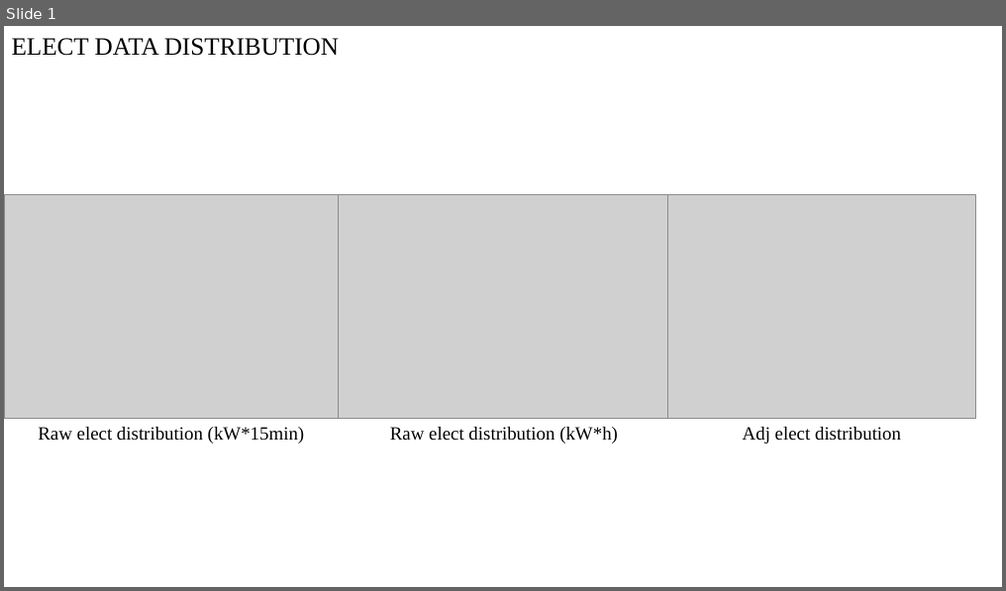
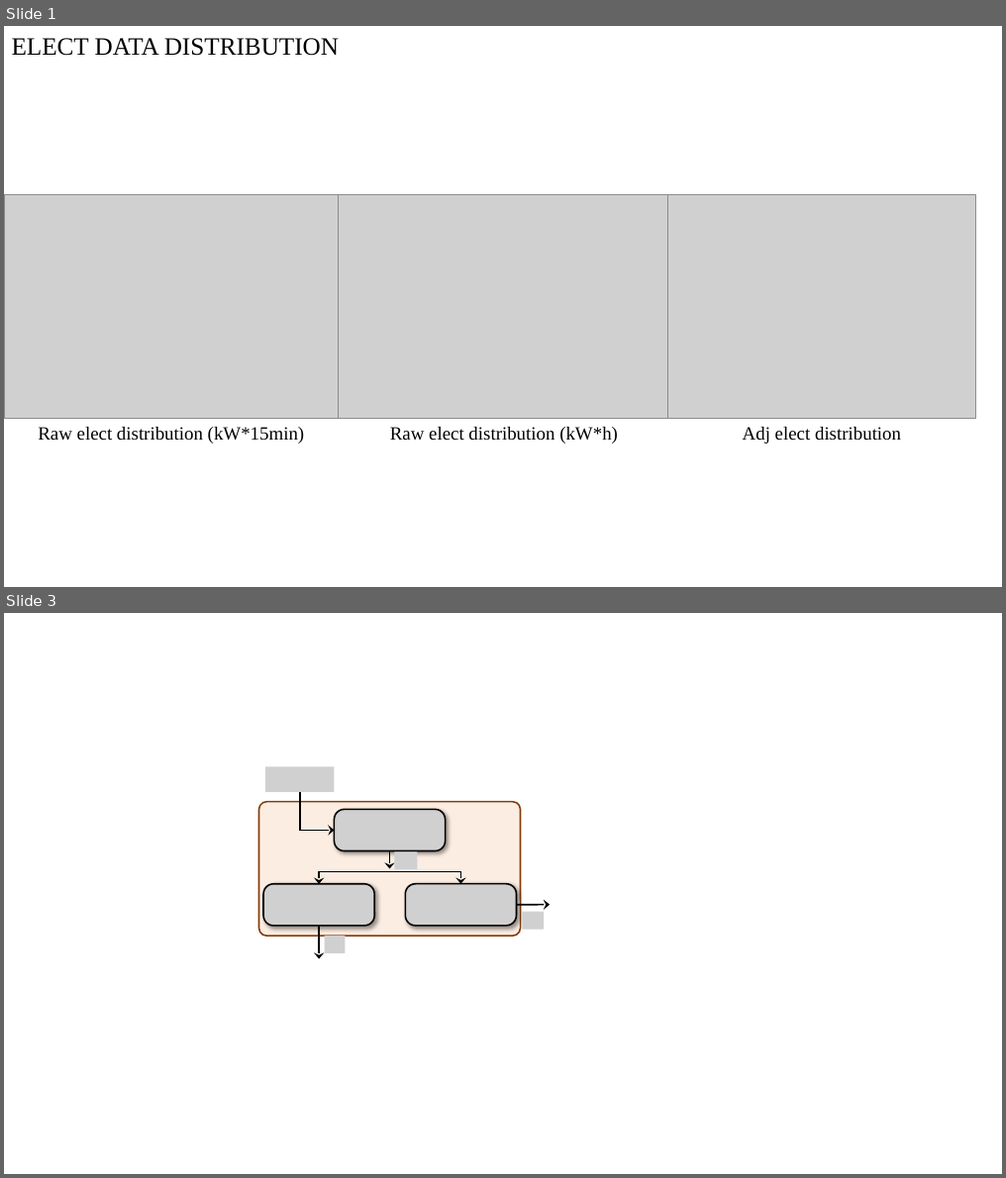
Before and after one commit to KarryRen/MgRL-CE, a slide deck: images/MgRL_CE_Images.pptx. Shown one above the other, each under a label of ours: slide 1 before the commit, slides 1 and 3 after it; the slides between them are not shown. The pictures are 1006x591 and 1006x1178 pixels, drawn with LibreOffice and Linux fonts; fonts in the diff are those of the drawing; grey boxes stand for pictures. Boxes give left, top, right and bottom in pixels: in the first picture for what was removed or moved away, otherwise in the second. Text is boxed around its words. In the diff, an @@ line names an element or a change of style, - is before the commit and + after.

```diff
--- a/images/MgRL_CE_Images.pptx
+++ b/images/MgRL_CE_Images.pptx
@@ slide 3 added at [4, 613, 1002, 1174], background #FFFFFF @@
@@ picture added at [265, 767, 334, 792] @@
@@ rounded rectangle added at [259, 802, 521, 936], fill #FBE5D6 at 69% opacity, outline #843C0B 1.5 pt @@
@@ elbow arrow added from (300, 792) to (334, 830), #000000 1.5 pt @@
@@ picture added at [334, 809, 445, 851] @@
@@ elbow double arrow added from (319, 884) to (460, 884), #000000 1.5 pt @@
@@ arrow added from (389, 851) to (389, 869), #000000 1.5 pt @@
@@ picture added at [395, 852, 417, 869] @@
@@ picture added at [263, 884, 374, 926] @@
@@ picture added at [405, 884, 516, 926] @@
@@ arrow added from (517, 905) to (549, 905), #000000 1.5 pt @@
@@ arrow added from (319, 926) to (319, 959), #000000 1.5 pt @@
@@ picture added at [325, 937, 345, 955] @@
@@ picture added at [522, 912, 544, 930] @@
```
Also in this commit, not shown: 1 slide changed, 1 slide removed, 3 other files.
